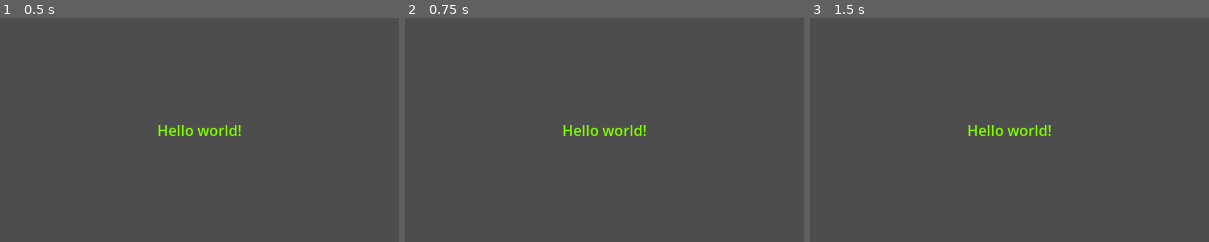
Above: before the commit, frames 1-3 (left to right).
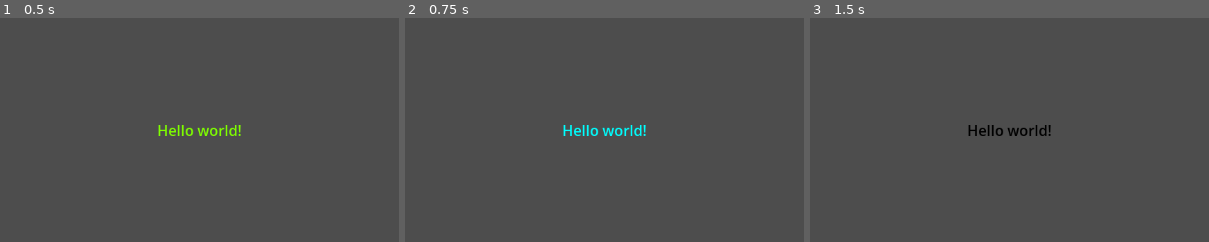
Above: after the commit, the same moments.

Repository: FrancescoBergonzini/First_Game
Game: Godot game, scene res://main.tscn
Same seed, same stepped clock (60 frames per second), same inputs: the game is played once before the commit and once after it.
Inputs:
- Up to frame 1 (0.5 s): no input
- Up to frame 2 (0.75 s): tap Enter at 0.5 s; hold Space (my_action, bound only after the commit) from 0.53 s (still down)
- Up to frame 3 (1.5 s): release Space (my_action, bound only after the commit) at 1.28 s; tap Space (my_action, bound only after the commit) at 1.35 s
The pictures show only the part of the screen within x 25-75%, y 25-75%; the shares and areas given below are measured in that part.

Frame 1 is identical in both runs. In frame 2, 0.6% of the frame differs, in the area x 39-61%, y 47-53%; in frame 3, 0.6%.

Commit message:
input 1.0

Diff:
--- a/main.gd
+++ b/main.gd
@@ -5,3 +5,10 @@
 func _ready():
 		$Label.text = "Hello world!"
 		$Label.modulate = Color.CHARTREUSE
+
+func _input(event):
+	if event.is_action_pressed("my_action"):
+		$Label.modulate = Color.AQUA
+
+	if event.is_action_released("my_action"):
+		$Label.modulate = Color.BLACK
--- a/project.godot
+++ b/project.godot
@@ -14,3 +14,11 @@
 run/main_scene="res://main.tscn"
 config/features=PackedStringArray("4.2", "Forward Plus")
 config/icon="res://icon.svg"
+
+[input]
+
+my_action={
+"deadzone": 0.5,
+"events": [Object(InputEventKey,"resource_local_to_scene":false,"resource_name":"","device":-1,"window_id":0,"alt_pressed":false,"shift_pressed":false,"ctrl_pressed":false,"meta_pressed":false,"pressed":false,"keycode":0,"physical_keycode":32,"key_label":0,"unicode":32,"echo":false,"script":null)
+]
+}
